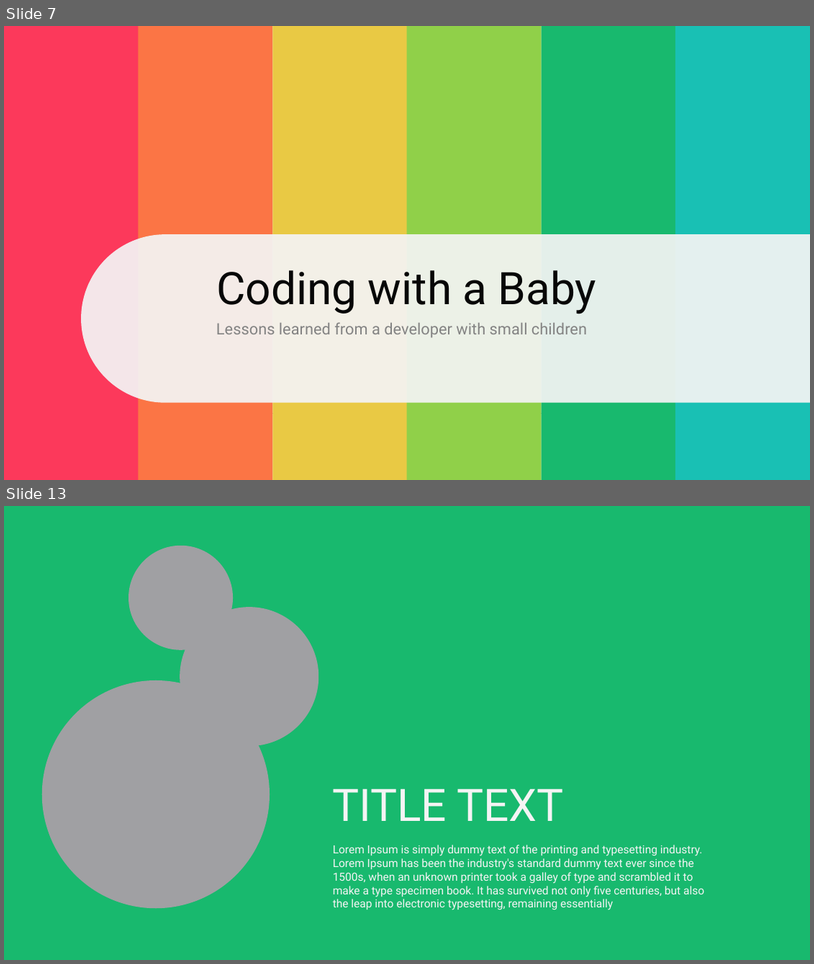
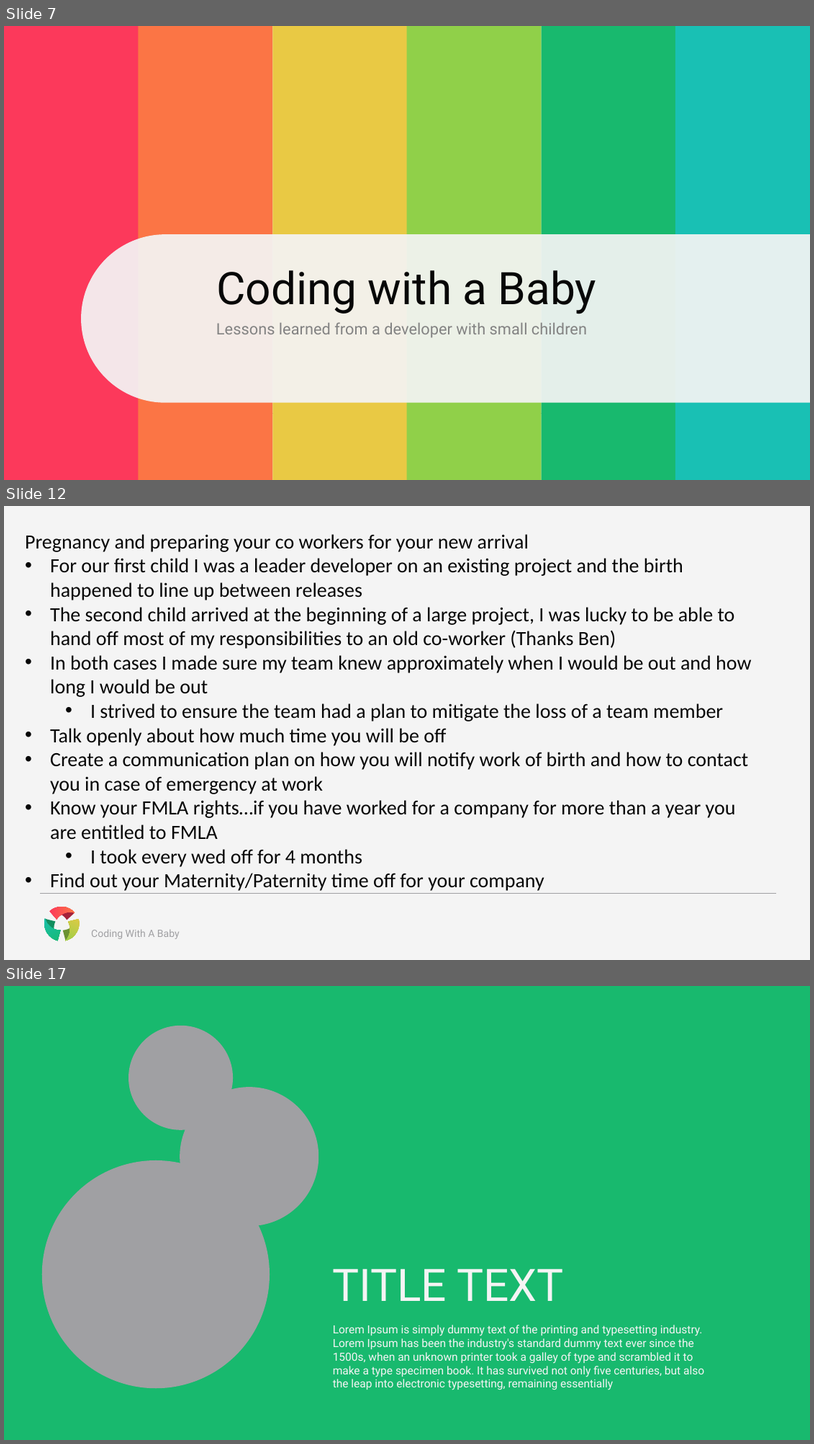
Before and after one commit to CognitiveBurden/CodingWithABaby, a slide deck: CodingWithABaby.pptx. Shown one above the other, each under a label of ours: slides 7 and 13 before the commit, slides 7, 12 and 17 after it; the slides between them are not shown. The pictures are 814x964 and 814x1444 pixels, drawn with LibreOffice and Linux fonts; fonts in the diff are those of the drawing. Boxes give left, top, right and bottom in pixels: in the first picture for what was removed or moved away, otherwise in the second. Text is boxed around its words. In the diff, an @@ line names an element or a change of style, - is before the commit and + after.

```diff
--- a/CodingWithABaby.pptx
+++ b/CodingWithABaby.pptx
@@ slide 12 added at [4,506,810,960], background #F4F4F4; not listed: 1 template element that a slide beside it also shows @@
@@ text added at [25,534,751,890], 18 pt, text #070707 @@
+Pregnancy and preparing your co workers for your new arrival
+• For our first child I was a leader developer on an existing project and the birth happened to line up between releases
+• The second child arrived at the beginning of a large project, I was lucky to be able to hand off most of my responsibilities to an old co-worker (Thanks Ben)
+• In both cases I made sure my team knew approximately when I would be out and how long I would be out
+  • I strived to ensure the team had a plan to mitigate the loss of a team member
+• Talk openly about how much time you will be off
+• Create a communication plan on how you will notify work of birth and how to contact you in case of emergency at work
+• Know your FMLA rights…if you have worked for a company for more than a year you are entitled to FMLA
+  • I took every wed off for 4 months
+• Find out your Maternity/Paternity time off for your company
@@ freeform shape added at [40,915,64,942], fill #118E5F @@
@@ freeform shape added at [40,916,64,943], fill gradient #18B96E to #19C0B4 @@
@@ freeform shape added at [49,906,74,919], fill gradient #FC395B to #FB7545 @@
@@ freeform shape added at [50,907,74,920], fill #A52239 @@
@@ freeform shape added at [59,916,82,943], fill #6A9132 @@
@@ freeform shape added at [59,915,83,944], fill gradient #E9C944 to #90D049 @@
@@ text added at [91,929,180,939], 9 pt, text #A0A0A3 @@
+Coding With A Baby
@@ what was slide 13 is now slide 17 @@
```
Also in this commit, not shown: 3 slides changed, 3 other slides added.
